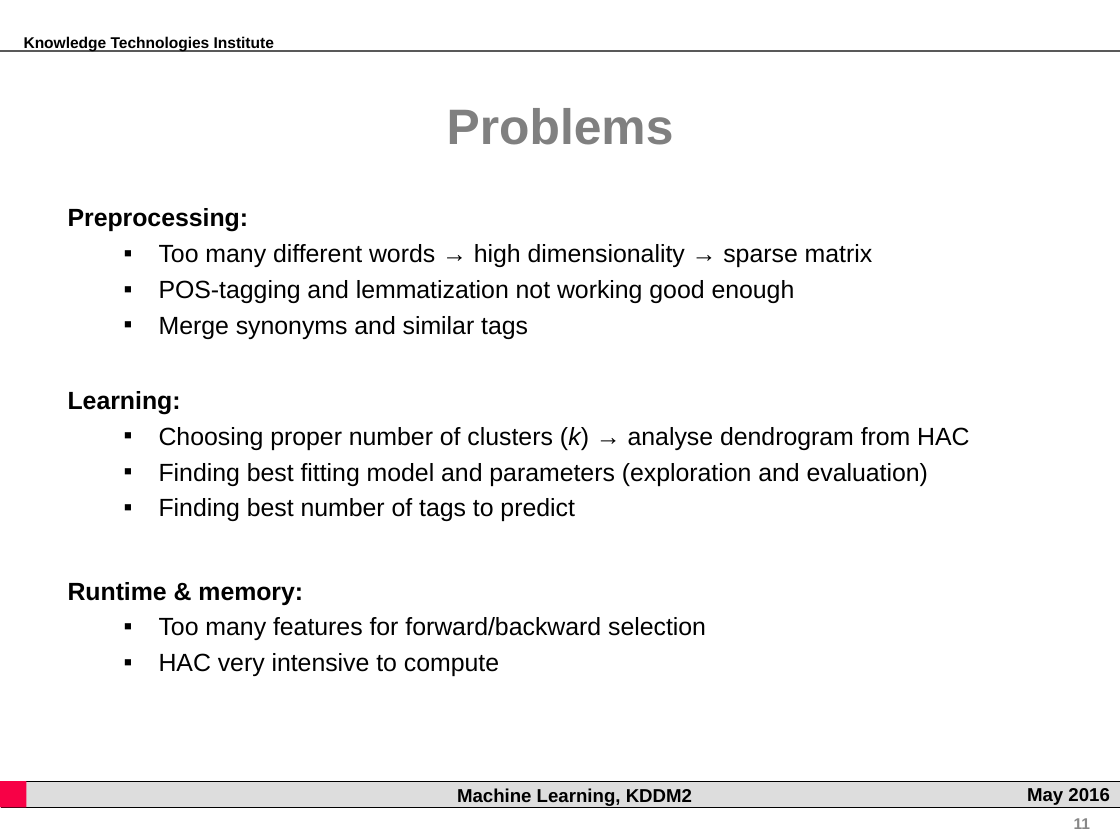
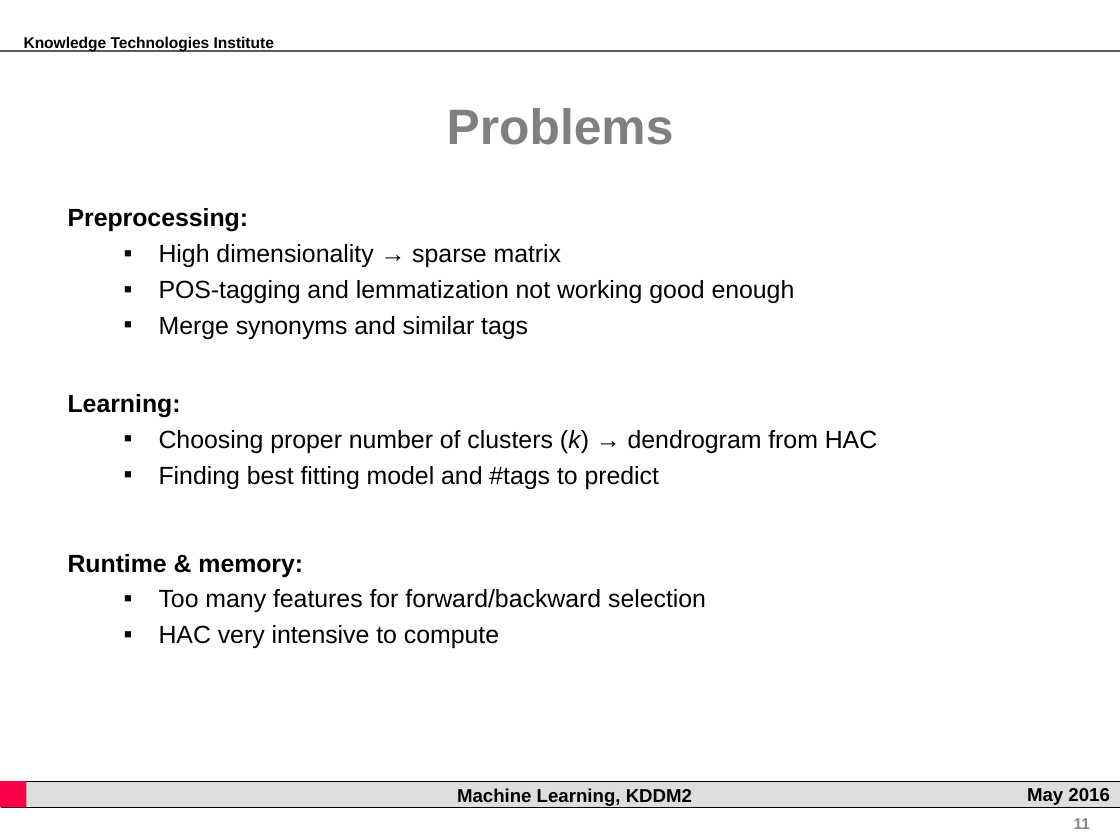
Before and after one commit to rsamer/MLSE, a slide deck: slide 11 of presentation/interim/Presentation.pptx. Drawn at 1120x840 pixels with LibreOffice and Linux fonts; fonts in the diff are those of the drawing; background and template pictures are left out. Boxes give left, top, right and bottom in pixels: in the first picture for what was removed or moved away, otherwise in the second. Text is boxed around its words. In the diff, an @@ line names an element or a change of style, - is before the commit and + after.

```diff
--- a/presentation/interim/Presentation.pptx
+++ b/presentation/interim/Presentation.pptx
@@ text at (159,244,562,267): text changed @@
-  ▪ Too many different words → high dimensionality → sparse matrix
+  ▪ High dimensionality → sparse matrix
@@ text at (159,430,877,489): text changed @@
-  ▪ Choosing proper number of clusters (k) → analyse dendrogram from HAC
-  ▪ Finding best fitting model and parameters (exploration and evaluation)
-  ▪ Finding best number of tags to predict
+  ▪ Choosing proper number of clusters (k) → dendrogram from HAC
+  ▪ Finding best fitting model and #tags to predict
@@ text "Runtime & memory:": place and size @@
-text "Runtime & memory:" at (68,582,706,676)
+text "Runtime & memory:" at (68,554,706,648)
```
Also in this commit, not shown: 5 other slides changed.
